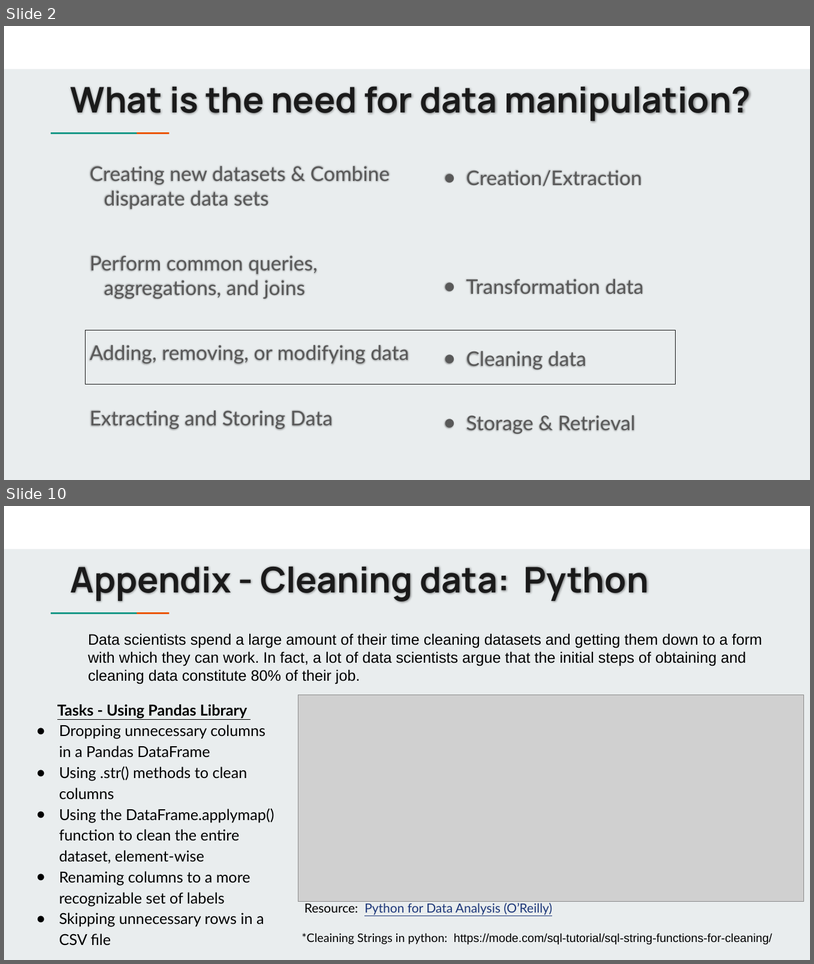
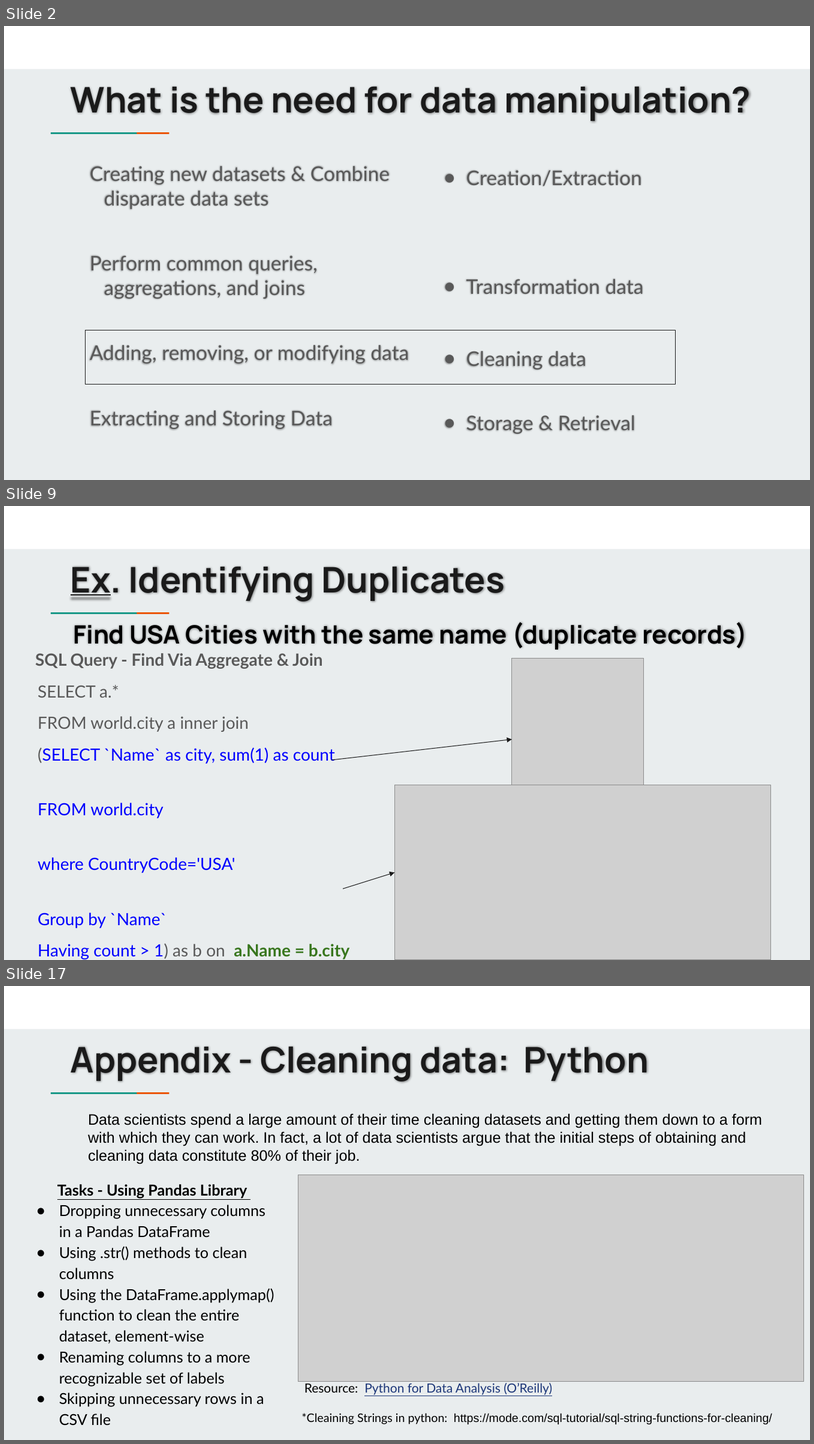
Before and after one commit to jbergmann56/OSDA-DataManipulationAndManagement, a slide deck: Lectures/Cleaning Data Using SQL (5).pptx. Shown one above the other, each under a label of ours: slides 2 and 10 before the commit, slides 2, 9 and 17 after it; the slides between them are not shown. The pictures are 814x964 and 814x1444 pixels, drawn with LibreOffice and Linux fonts; fonts in the diff are those of the drawing; grey boxes stand for pictures. Boxes give left, top, right and bottom in pixels: in the first picture for what was removed or moved away, otherwise in the second. Text is boxed around its words. In the diff, an @@ line names an element or a change of style, - is before the commit and + after.

```diff
--- a/Lectures/Cleaning Data Using SQL (5).pptx
+++ b/Lectures/Cleaning Data Using SQL (5).pptx
@@ slide 9 added at [4,506,810,960], background #E9EDEE; not listed: 3 template elements that a slide beside it also shows @@
@@ title added at [71,566,505,602], 42 pt, text #1A1A1A, bold @@
+Ex. Identifying Duplicates
@@ subtitle added at [73,622,748,649], 30 pt, text #000000, bold @@
+Find USA Cities with the same name (duplicate records)
@@ text added at [35,653,350,959], 20 pt, text #595959 @@
+SQL Query - Find Via Aggregate & Join
+SELECT a.*
+FROM world.city a inner join
+(SELECT `Name` as city, sum(1) as count
+FROM world.city
+where CountryCode='USA'
+Group by `Name`
+Having count > 1) as b on a.Name = b.city
+where a.CountryCode='USA'
+order by a.Name
@@ picture added at [512,658,644,820] @@
@@ arrow added from (332, 760) to (512, 739), #1A1A1A 0.75 pt @@
@@ picture added at [395,785,771,960] @@
@@ arrow added from (344, 888) to (395, 872), #1A1A1A 0.75 pt @@
@@ what was slide 10 is now slide 17 @@
```
Also in this commit, not shown: 4 slides changed, 9 other slides added, 3 slides removed, 9 other files.
